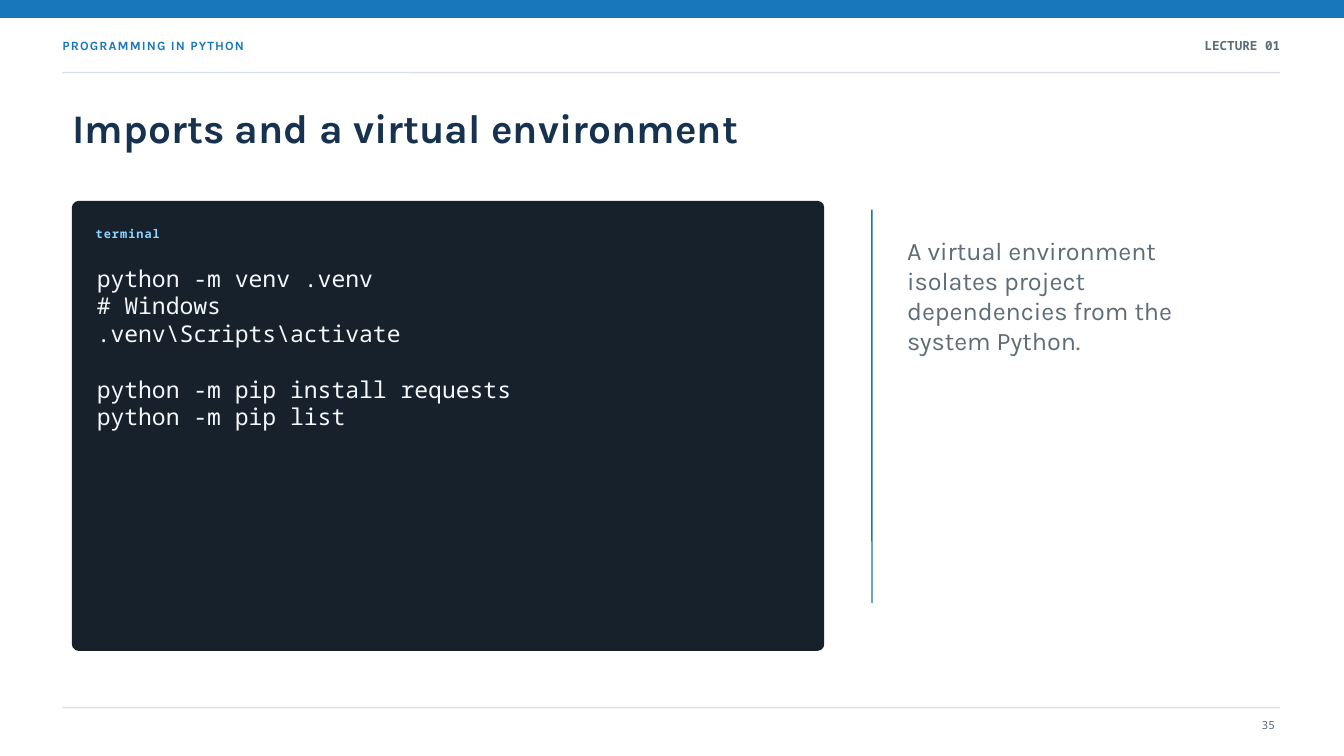
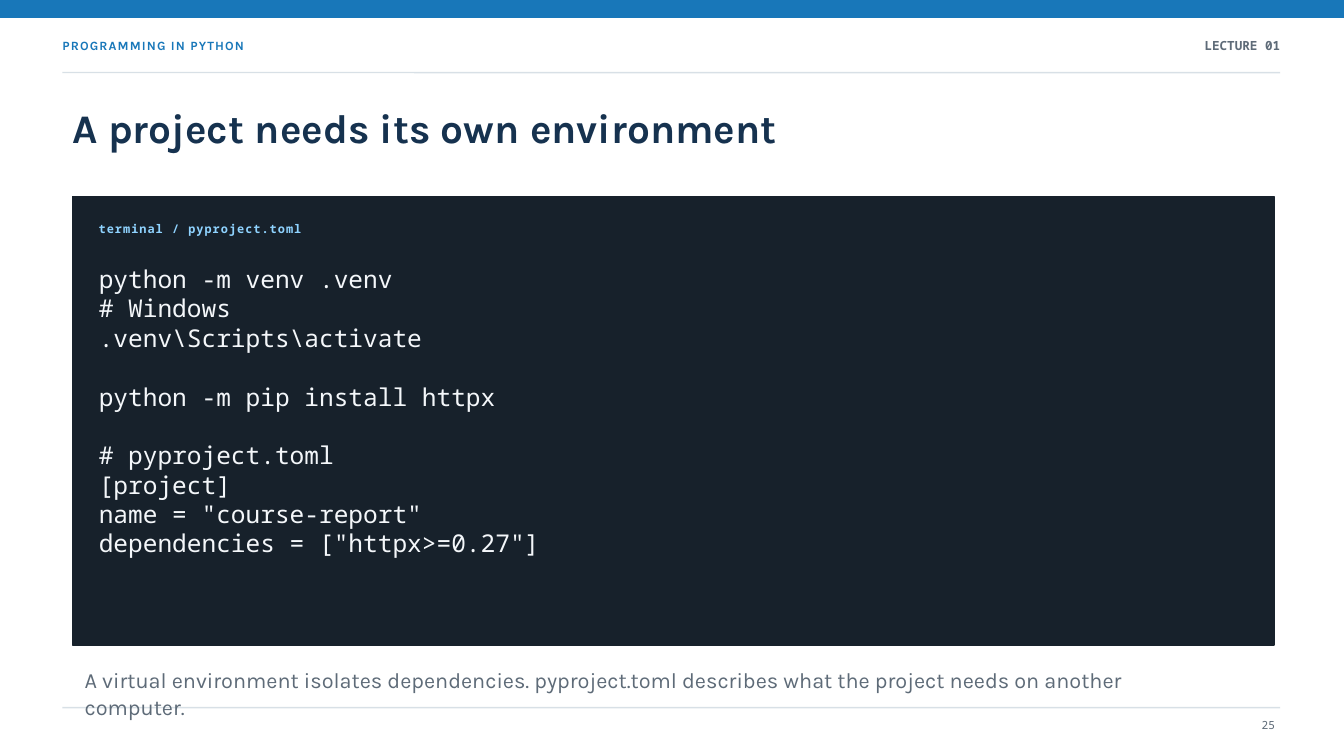
Before and after one commit to marek-horvath/python, a slide deck: slide 25 of presentations/01-uvod-ku-pythonu.en.pptx (slide 35 before the commit). Drawn at 1344x756 pixels with LibreOffice and Linux fonts; fonts in the diff are those of the drawing. Boxes give left, top, right and bottom in pixels: in the first picture for what was removed or moved away, otherwise in the second. Text is boxed around its words. In the diff, an @@ line names an element or a change of style, - is before the commit and + after.

```diff
--- a/presentations/01-uvod-ku-pythonu.en.pptx
+++ b/presentations/01-uvod-ku-pythonu.en.pptx
@@ text at <box>73,114,777,153</box>: text changed @@
-Imports and a virtual environment
+A project needs its own environment
@@ rectangle: place and size @@
-rectangle at <box>73,202,824,650</box>
+rectangle at <box>73,197,1274,645</box>
@@ rectangle at <box>73,197,1274,645</box>: rounded rectangle to rectangle @@
@@ text at <box>99,224,301,236</box>: text changed @@
-terminal
+terminal / pyproject.toml
@@ line removed from (872, 210) to (872, 603) @@
@@ text at <box>99,269,422,353</box>: size 16.5 to 17.5 pt in "python -m venv .venv", "# Windows", ".venv\Scripts\activate" @@
@@ text removed at <box>907,242,1173,356</box> @@
-A virtual environment isolates project dependencies from the system Python.
@@ text at <box>99,387,539,558</box>: text changed; size 16.5 to 17.5 pt @@
-python -m pip install requests
-python -m pip list
+python -m pip install httpx
+# pyproject.toml
+[project]
+name = "course-report"
+dependencies = ["httpx>=0.27"]
@@ text added at <box>85,673,1121,694</box>, 15.5 pt, text #5E6B78 @@
+A virtual environment isolates dependencies. pyproject.toml describes what the project needs on another computer.
@@ text at <box>1262,721,1275,729</box>: text changed @@
-35
+25
```
Also in this commit, not shown: 17 other slides changed, 9 slides added, 21 slides removed, 2 other files.
